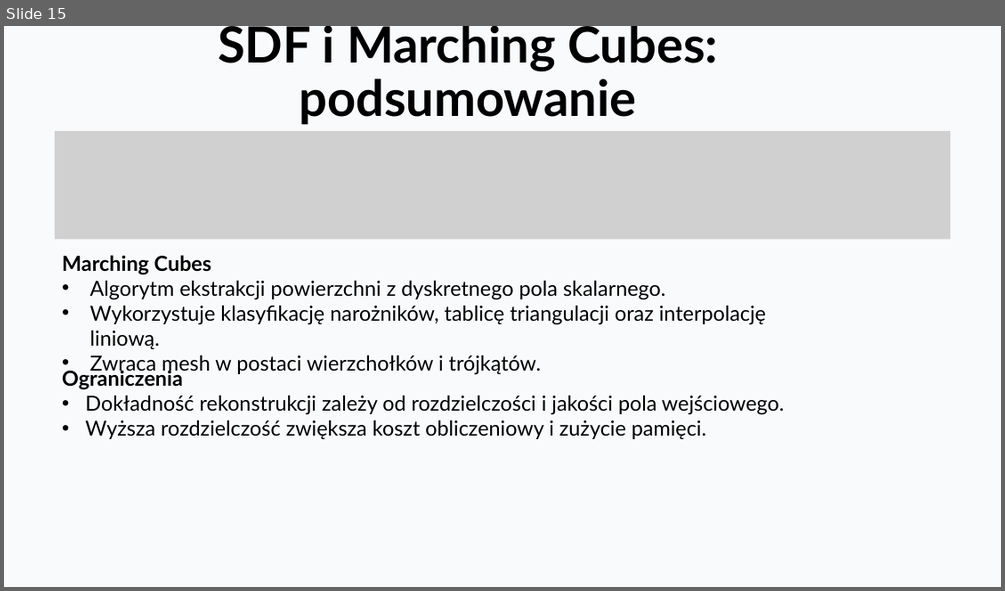
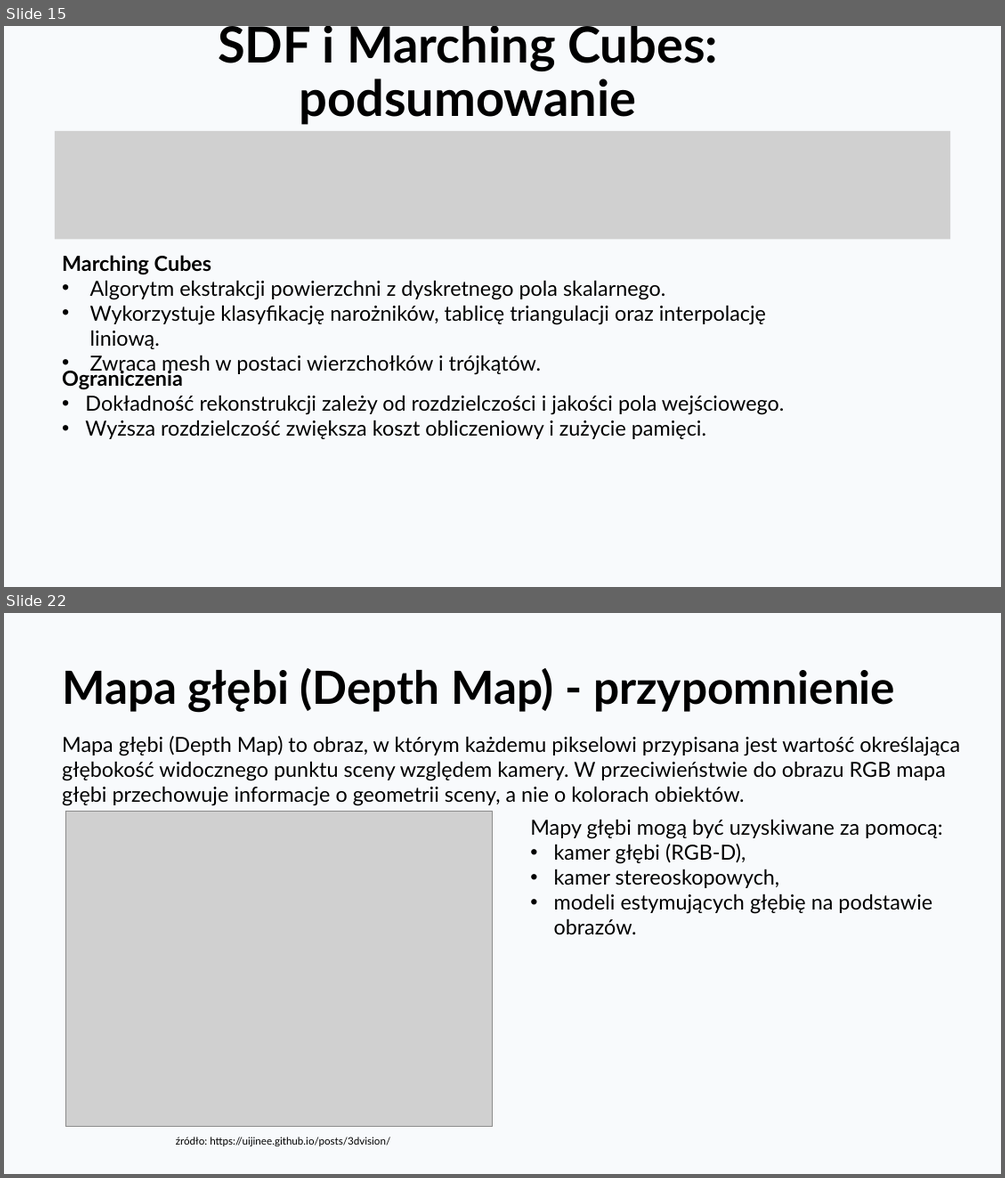
Before and after one commit to KajetanOzog/lab_6, a slide deck: prezentacja.pptx. Shown one above the other, each under a label of ours: slide 15 before the commit, slides 15 and 22 after it; the slides between them are not shown. The pictures are 1005x591 and 1005x1178 pixels, drawn with LibreOffice and Linux fonts; fonts in the diff are those of the drawing; grey boxes stand for pictures. Boxes give left, top, right and bottom in pixels: in the first picture for what was removed or moved away, otherwise in the second. Text is boxed around its words. In the diff, an @@ line names an element or a change of style, - is before the commit and + after.

```diff
--- a/prezentacja.pptx
+++ b/prezentacja.pptx
@@ slide 22 added at [4, 613, 1001, 1174], background #F8FAFC @@
@@ title added at [62, 668, 895, 713], 44 pt, text #000000, bold @@
+Mapa głębi (Depth Map) - przypomnienie
@@ text added at [62, 736, 960, 806], 20 pt, text #000000 @@
+Mapa głębi (Depth Map) to obraz, w którym każdemu pikselowi przypisana jest wartość określająca głębokość widocznego punktu sceny względem kamery. W przeciwieństwie do obrazu RGB mapa głębi przechowuje informacje o geometrii sceny, a nie o kolorach obiektów.
@@ picture added at [65, 811, 493, 1126] @@
@@ text added at [530, 819, 942, 934], 20 pt, text #000000 @@
+Mapy głębi mogą być uzyskiwane za pomocą:
+• kamer głębi (RGB-D),
+• kamer stereoskopowych,
+• modeli estymujących głębię na podstawie obrazów.
@@ text added at [176, 1136, 390, 1146], 10 pt, text #000000 @@
+źródło: https://uijinee.github.io/posts/3dvision/
```
Also in this commit, not shown: 4 slides changed, 11 other slides added, 21 other files.
